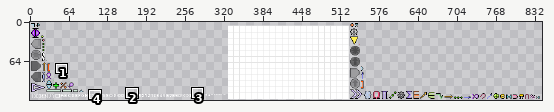
Sprite sheet, stored at android/assets/textures/textures.png. The first picture is a wide view before the edit; the outline marks the close-up.
Close-up. Earlier state:
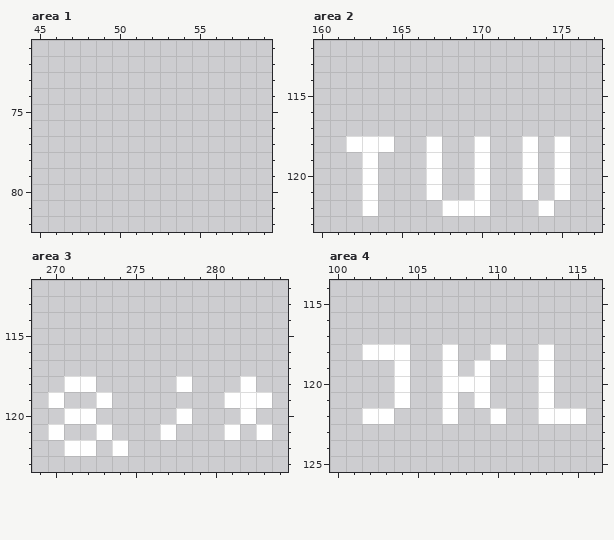
The file is 1024x128 pixels. Colours within 5 levels of each other are drawn and written as one. Shown: area 1: x 45..59, y 71..82; area 2: x 160..177, y 112..123; area 3: x 269..284, y 112..123; area 4: x 100..116, y 114..125. The wide view leaves out empty margins. The commit also changed other parts of the picture, which this record leaves out.
The result:
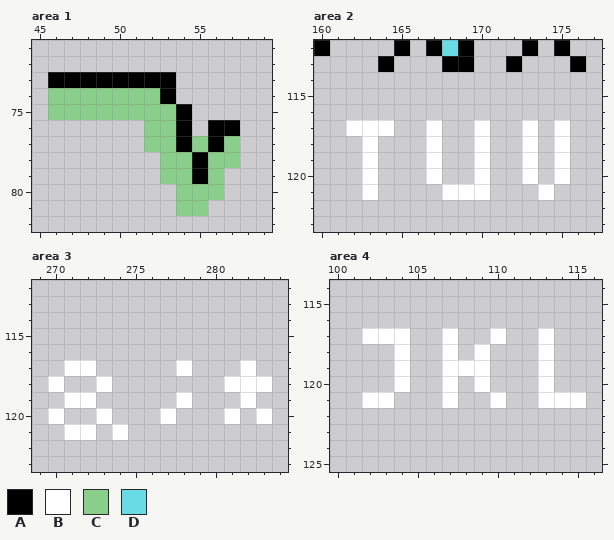
Palette (. is transparent): A #000000  B #ffffff  C #8ace8b  D #69dbe5
Diff:
--- area 1
@@ x 45..59 @@
 72 ...............
-73 ...............
-74 ...............
-75 ...............
-76 ...............
-77 ...............
-78 ...............
-79 ...............
-80 ...............
-81 ...............
+73 .AAAAAAAA......
+74 .CCCCCCCA......
+75 .CCCCCCCCA.....
+76 .......CCA.AA..
+77 .......CCACAC..
+78 ........CCACC..
+79 ........CCAC...
+80 .........CCC...
+81 .........CC....
 82 ...............
--- area 2
@@ x 160..177 @@
-112 ..................
-113 ..................
+112 A....A.ADA...A.A..
+113 ....A...AA..A...A.
 114 ..................
@@ x 160..177 @@
 116 ..................
-117 ..................
-118 ..BBB..B..B..B.B..
+117 ..BBB..B..B..B.B..
+118 ...B...B..B..B.B..
 119 ...B...B..B..B.B..
 120 ...B...B..B..B.B..
-121 ...B...B..B..B.B..
-122 ...B....BBB...B...
+121 ...B....BBB...B...
+122 ..................
 123 ..................
--- area 3
@@ x 269..284 @@
 116 ................
-117 ................
-118 ..BB.....B...B..
-119 .B..B.......BBB.
-120 ..BB.....B...B..
-121 .B..B...B...B.B.
-122 ..BB.B..........
+117 ..BB.....B...B..
+118 .B..B.......BBB.
+119 ..BB.....B...B..
+120 .B..B...B...B.B.
+121 ..BB.B..........
+122 ................
 123 ................
--- area 4
@@ x 100..116 @@
 116 .................
-117 .................
-118 ..BBB..B..B..B...
-119 ....B..B.B...B...
-120 ....B..BBB...B...
-121 ....B..B.B...B...
-122 ..BB...B..B..BBB.
+117 ..BBB..B..B..B...
+118 ....B..B.B...B...
+119 ....B..BBB...B...
+120 ....B..B.B...B...
+121 ..BB...B..B..BBB.
+122 .................
 123 .................
Boxes around the changes in both close-ups, in picture pixels (x1, y1, x2, y2):
added: (48, 72, 240, 216)
changed: (314, 40, 586, 216)
changed: (48, 360, 272, 456)
changed: (362, 328, 586, 424)
